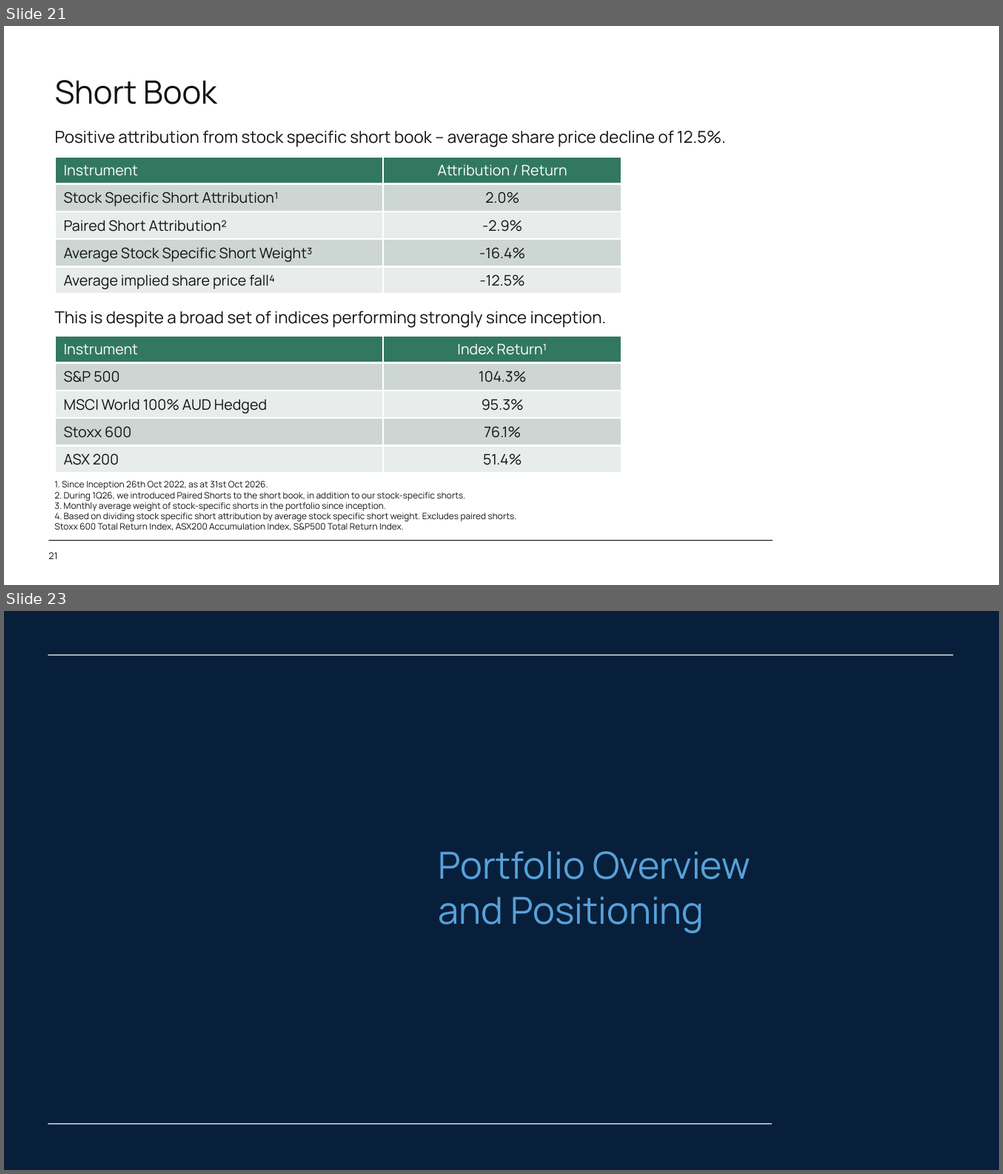
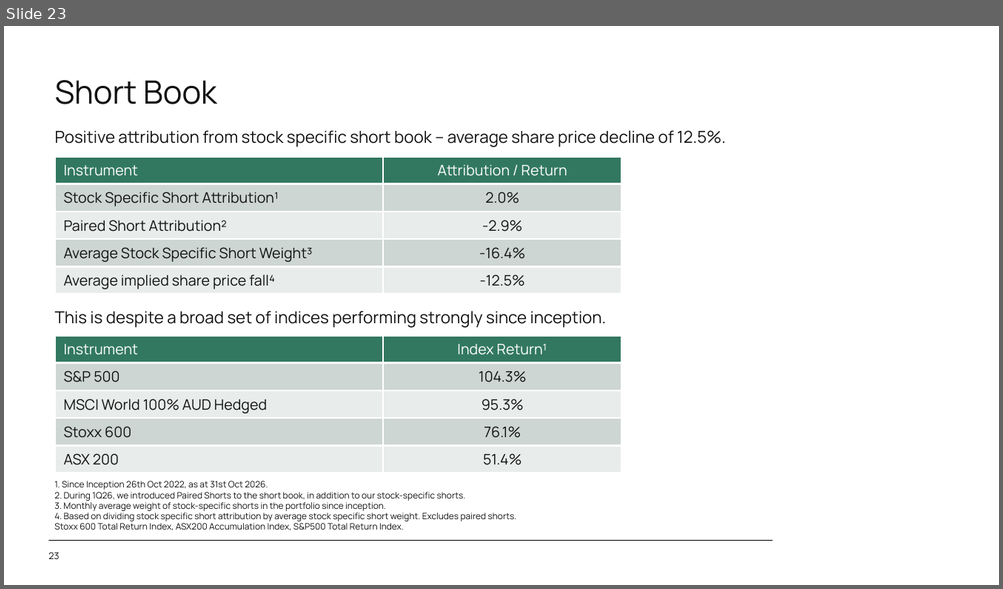
Before and after one commit to SystemCapital/AI-Dashboard, a slide deck: presentation/AI_Unit_Economics.pptx. Shown one above the other, each under a label of ours: slides 21 and 23 before the commit, slide 23 after it; the slides between them are not shown. The pictures are 1003x1174 and 1003x589 pixels, drawn with LibreOffice and Linux fonts; fonts in the diff are those of the drawing; background and template pictures are left out. Boxes give left, top, right and bottom in pixels: in the first picture for what was removed or moved away, otherwise in the second. Text is boxed around its words. In the diff, an @@ line names an element or a change of style, - is before the commit and + after.

```diff
--- a/presentation/AI_Unit_Economics.pptx
+++ b/presentation/AI_Unit_Economics.pptx
@@ slide 23 removed at (4, 611, 999, 1170), background #081F3B @@
@@ line removed from (48, 655) to (953, 655) @@
@@ title removed at (438, 851, 750, 934) @@
-Portfolio Overview
-and Positioning
@@ line removed from (48, 1125) to (771, 1125) @@
@@ what was slide 21 is now slide 23 @@
@@ page number at (48, 552, 59, 560): text changed @@
-21
+23
```
Also in this commit, not shown: 2 slides changed, 1 other file.
